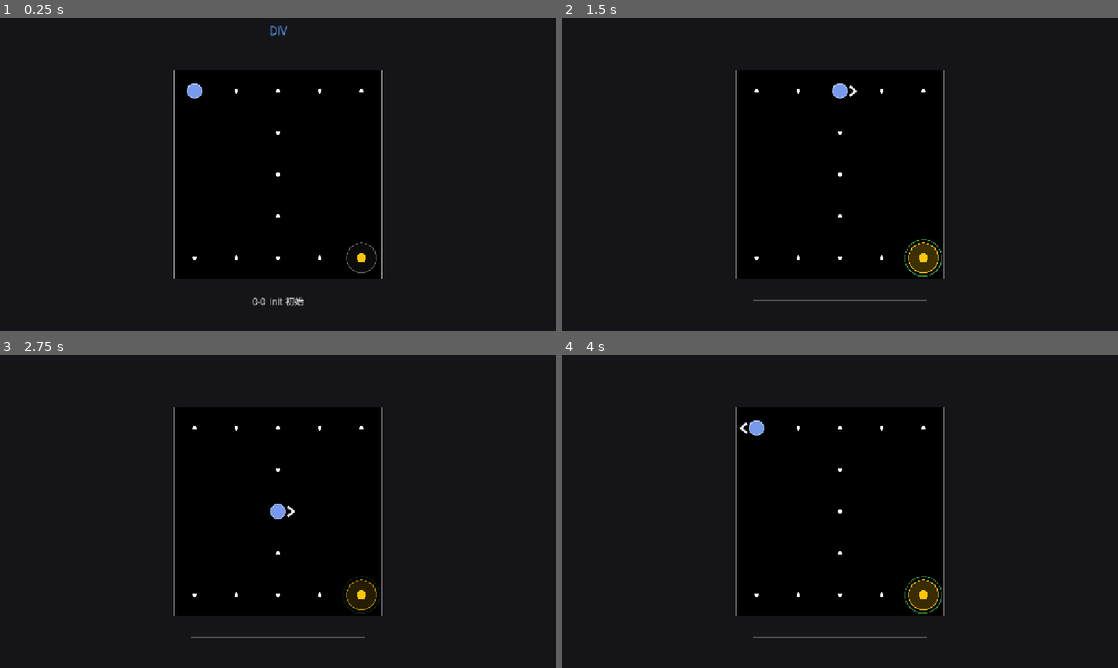
Above: before the commit, frames 1-4 (two rows, left to right).
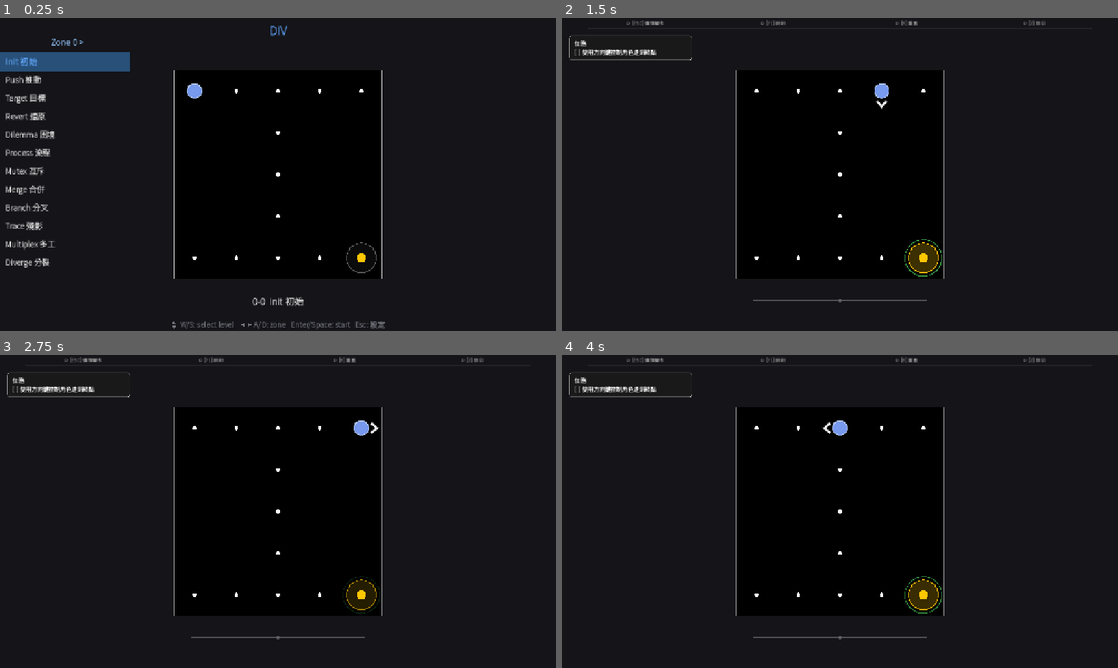
Above: after the commit, the same moments.

Repository: Periodev/DIV
Game: Godot game, scene res://scenes/main.tscn
Same seed, same stepped clock (60 frames per second), same inputs: the game is played once before the commit and once after it.
Inputs:
- Up to frame 1 (0.25 s): no input
- Up to frame 2 (1.5 s): tap Enter at 0.5 s; hold D 0.53-1.28 s; tap R at 0.6 s; tap Space at 0.77 s; hold S from 1.28 s (still down); tap Z at 1.35 s
- Up to frame 3 (2.75 s): tap Space at 1.52 s; release S at 2.03 s; hold D from 2.03 s (still down); tap Enter at 2.1 s
- Up to frame 4 (4 s): tap Space at 2.75, 3.02, 3.77 s; release D at 2.78 s; hold W 2.78-3.53 s; tap Keypad Enter at 2.85 s; tap Enter at 3.5 s; hold A from 3.53 s (still down); tap C at 3.6 s

The runs differ from the first frame. In frame 1, 3.1% of the frame differs, in the area x 0-70%, y 6-100%; in frame 2, 0.8%; in frame 3, 0.8%; in frame 4, 0.8%.
Error before the commit: Parse Error: Class "Localization" hides an autoload singleton. (res://scripts/Localization.gd:1)

Commit message:
fix: remove Localization autoload — class_name + static func is sufficient
Localization.t() is static and resolves GameData via Engine.get_main_loop(),
so no autoload node is needed.  The autoload entry caused a 'hides an autoload
singleton' error when class_name Localization was also declared.

Co-Authored-By: Claude Sonnet 4.6 <noreply@anthropic.com>

Diff:
--- a/godot/project.godot
+++ b/godot/project.godot
@@ -22,7 +22,6 @@
 [autoload]
 
 GameData="*res://scripts/GameData.gd"
-Localization="*res://scripts/Localization.gd"
 
 [display]
 
